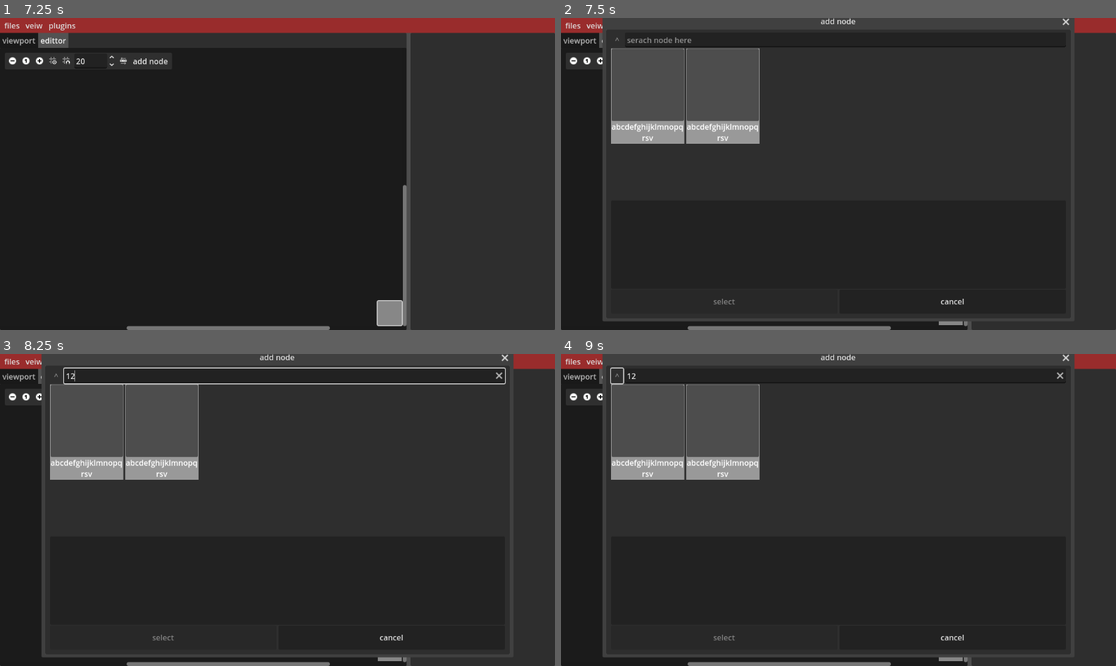
Above: before the commit, frames 1-4 (two rows, left to right).
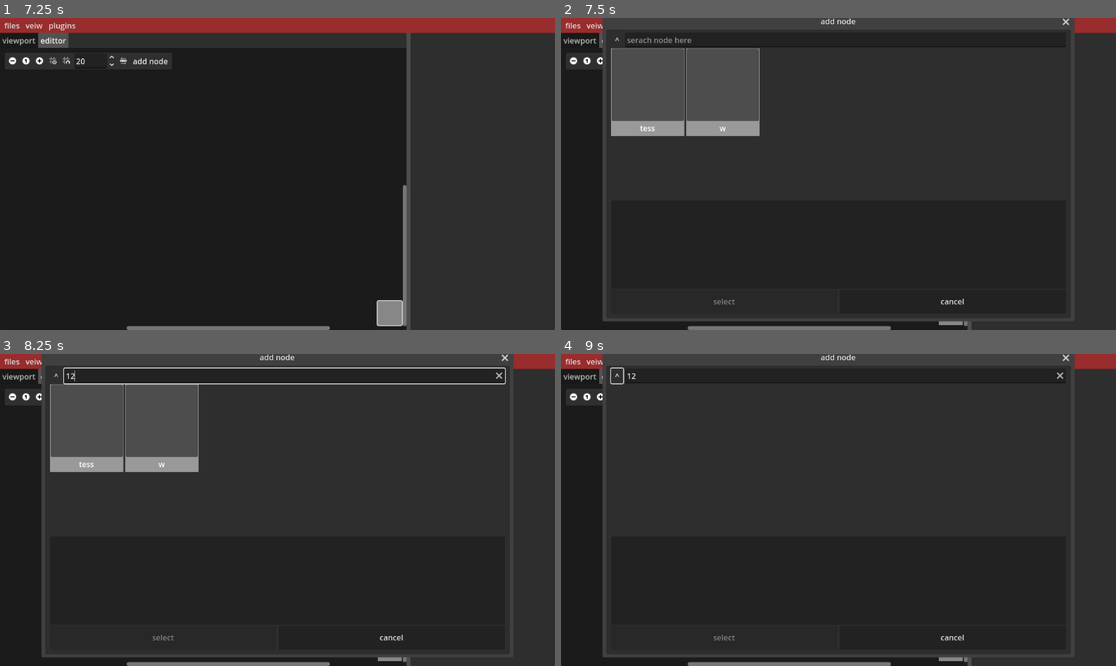
Above: after the commit, the same moments.

Repository: Phoenix-162/papers
Game: Godot game, scene res://scene/main.tscn
The game is run twice, just before and just after one commit, with the same random seed, the same clock (stepped at 60 frames per second) and the same inputs.
Inputs (mouse positions are in pixels of both pictures, inside the frame that each line leads up to):
- Up to frame 1 (7.25 s): click (538, 314) at 0.5 s; click "files" at 1.25 s; click "veiw" at 2 s; click "plugins" at 2.75 s; click (11, 61) at 3.5 s; click (38, 61) at 4.25 s; click (55, 61) at 5 s; click (66, 61) at 5.75 s; click (122, 61) at 6.5 s
- Up to frame 2 (7.5 s): click "add node" at 7.25 s
- Up to frame 3 (8.25 s): click (283, 375) at 8.02 s; type "12" at 8.1 s
- Up to frame 4 (9 s): click (616, 375) at 8.75 s, where only the run after the commit has a clickable "^"

Frame 1 is identical in both runs. In frame 2, 0.9% of the frame differs, in the area x 9-36%, y 6-41%; in frame 3, 0.9%; in frame 4, 8.2%.

Commit message:
try to fix memeory leak

Diff:
--- a/project.godot
+++ b/project.godot
@@ -18,7 +18,6 @@
 [autoload]
 
 papers="*res://script/cores/component/Papers.gd"
-Signal_Debugger="*res://addons/SignalVisualizer/Debugger/SignalDebugger.gd"
 
 [display]
 
@@ -27,10 +26,6 @@
 window/subwindows/embed_subwindows=false
 window/stretch/aspect="expand"
 window/stretch/scale_mode="integer"
-
-[editor_plugins]
-
-enabled=PackedStringArray("res://addons/gdUnit4/plugin.cfg")
 
 [input]
 
--- a/scene/gui/node picker.tscn
+++ b/scene/gui/node picker.tscn
@@ -43,7 +43,6 @@
 unique_name_in_owner = true
 layout_mode = 2
 tooltip_text = "back"
-disabled = true
 text = " ^ "
 flat = true
 
--- a/script/cores/component/node_picker.gd
+++ b/script/cores/component/node_picker.gd
@@ -2,22 +2,16 @@
 
 var nodes:Dictionary = {
 	name = "root",
-	child = [
-		"res://script/nodes/node.gd",
-		{
-			name = "root",
-			child = [
-			"res://script/nodes/node.gd",
-			"res://script/nodes/node.gd",
-			{
-				name = "tess",
-				child = [
-					"res://script/nodes/node.gd",
-				]
+	child = {
+		"q" = "res://script/nodes/node.gd",
+		"w" = {
+			name = "w",
+			child = {
+				"q" = "res://script/nodes/node.gd",
+				"qq" = "res://script/nodes/node.gd",
 			}
-			]
 		}
-	]
+	}
 }
 func pick(graph:GraphEdit)-> void:
 	%cancel.pressed.connect(func (): hide())
--- a/script/cores/component/selection_card.gd
+++ b/script/cores/component/selection_card.gd
@@ -1,11 +1,8 @@
 extends PanelContainer
-signal pressed(node)
+signal pressed()
 
 func _on_button_pressed() -> void:
-	if not has_meta("node") :
-		emit_signal("pressed",null)
-		return
-	emit_signal("pressed",get_meta("node"))
+	emit_signal("pressed")
 	pass # Replace with function body.
 
 
--- a/script/cores/component/selector.gd
+++ b/script/cores/component/selector.gd
@@ -7,53 +7,49 @@
 
 func _init() -> void:
 	papers.storage.node.add_child(card_storage)
+	card_storage.name = "cards"
 	papers.storage.node.add_child(node_storage)
+	node_storage.name = "nodes"
 
 
 
 
 
 func display(nodes:Dictionary):
-	for id in nodes.child.size():
-		var node_meta = GraphNode.new()
+	for id in nodes.child.keys():
 		var node = nodes.child[id]
 		var new_card = card.instantiate()
-		if nodes.child[id] is Dictionary:
-			#if car is a gorup
-			new_card.set_meta("group",nodes.child[id])
+		new_card.pressed.connect(pressed.bind(new_card))
+		if node is Dictionary:
+			add_child(new_card)
+			new_card.set_text(nodes.child[id].name)
+			new_card.set_meta("child",nodes.child[id])
+			pass
 		else:
+			var node_meta = GraphNode.new()
 			node_meta.set_script(load(node))
+			node_meta.name = "node"
+			new_card.add_child(node_meta)
 			node_meta.visible = false
-			new_card.set_meta("node",node_meta)
+			node_meta.init()
+			new_card.set_text(node_meta.displayName)
 			node_storage.add_child(node_meta)
-		add_child(new_card)
-		new_card.pressed.connect(pressed.bind(new_card))
+			add_child(new_card)
 	pass
 
 
-func pressed(node,card_self):
-	if card_self.has_meta("node"):
+func pressed(card_self:Control):
+	#todo implemet the grup open featue prevues one got memeory leak
+	var node = card_self.get_node("node")
+	if not node == null:
+		print(node.displayName)
 		pass
 	else:
 		pass
-		%back.disabled = false
-		group_stack.append(get_children())
-		for i:Control in get_children():
-			i.visible = false
-			i.reparent(card_storage)
-		display(card_self.get_meta("group"))
 	pass
 
 
 func _on_back_pressed() -> void:
-	print_orphan_nodes()
-	var prev = group_stack.pop_back()
-	for i in get_children():
+	for i:Control in get_children():
 		i.queue_free()
-		pass
-	for j:Control in prev:
-		j.visible = true
-		j.reparent(self)
-		pass
-
 	pass # Replace with function body.
